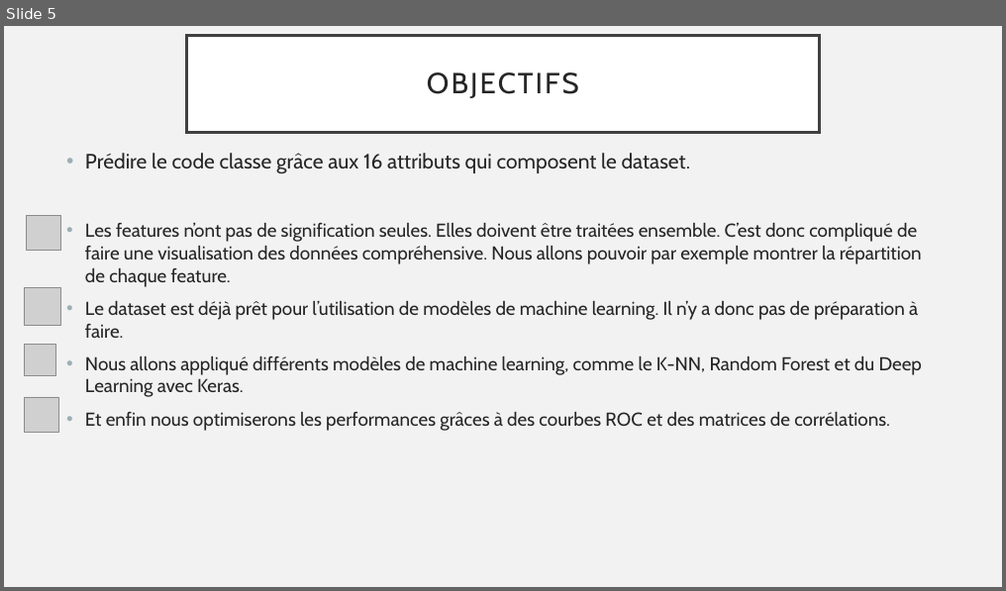
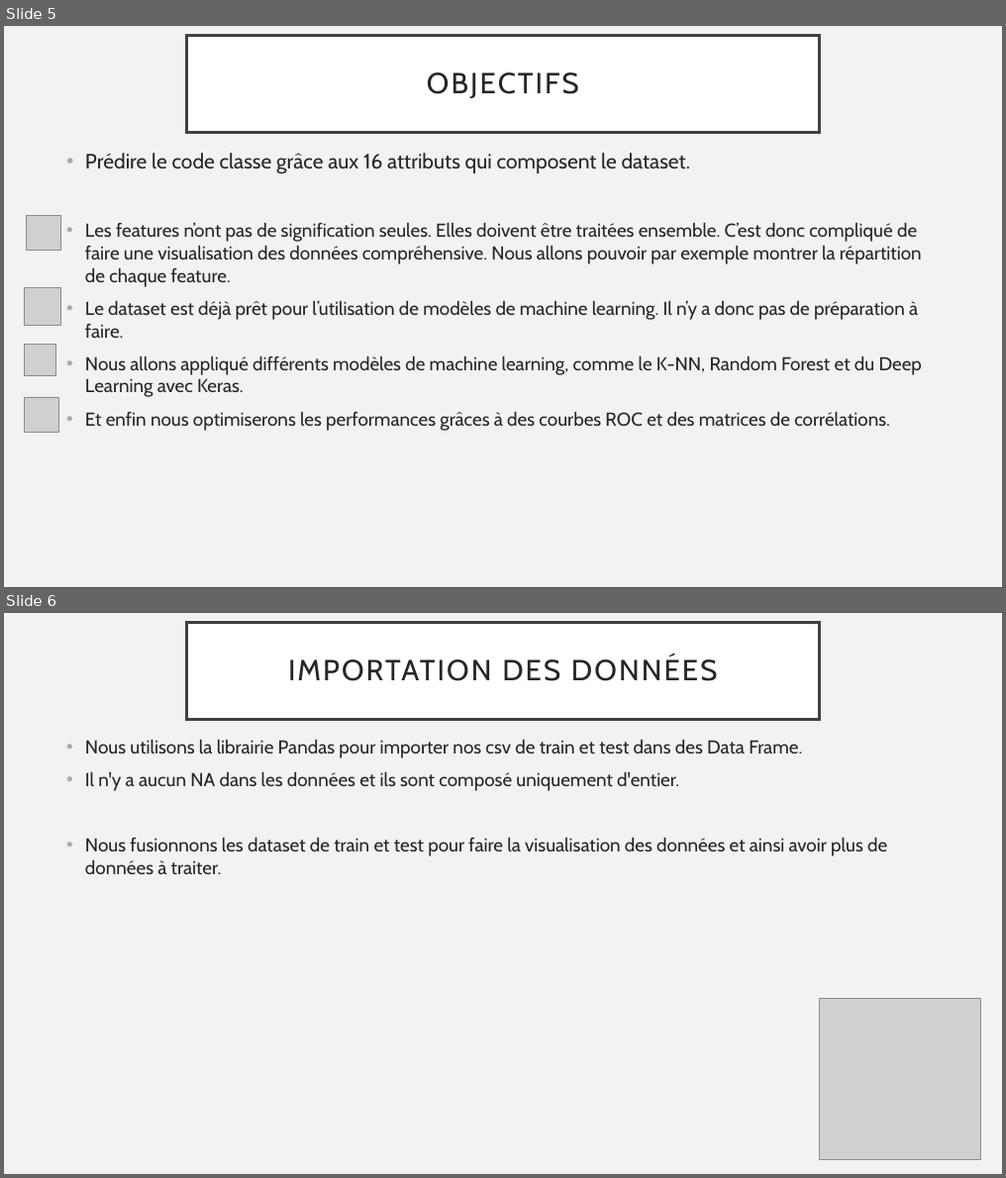
Before and after one commit to theofournier/python-for-data-analysis, a slide deck: Python for data analysis.pptx. Shown one above the other, each under a label of ours: slide 5 before the commit, slides 5 and 6 after it. The pictures are 1006x591 and 1006x1178 pixels, drawn with LibreOffice and Linux fonts; fonts in the diff are those of the drawing; grey boxes stand for pictures. Boxes give left, top, right and bottom in pixels: in the first picture for what was removed or moved away, otherwise in the second. Text is boxed around its words. In the diff, an @@ line names an element or a change of style, - is before the commit and + after.

```diff
--- a/Python for data analysis.pptx
+++ b/Python for data analysis.pptx
@@ slide 6 added at bbox=[4, 613, 1002, 1174], background #F2F2F2 @@
@@ title added at bbox=[187, 623, 819, 720], fill #FFFFFF, outline #404040 2.5 pt, 28 pt, text #262626 @@
+IMPORTATION DES DONNÉES
@@ text added at bbox=[85, 740, 887, 874], 18 pt, text #262626 @@
+• Nous utilisons la librairie Pandas pour importer nos csv de train et test dans des Data Frame.
+• Il n'y a aucun NA dans les données et ils sont composé uniquement d'entier.
+• Nous fusionnons les dataset de train et test pour faire la visualisation des données et ainsi avoir plus de données à traiter.
@@ picture added at bbox=[819, 999, 981, 1161] @@
```
Also in this commit, not shown: 6 other slides added, 6 other files.
